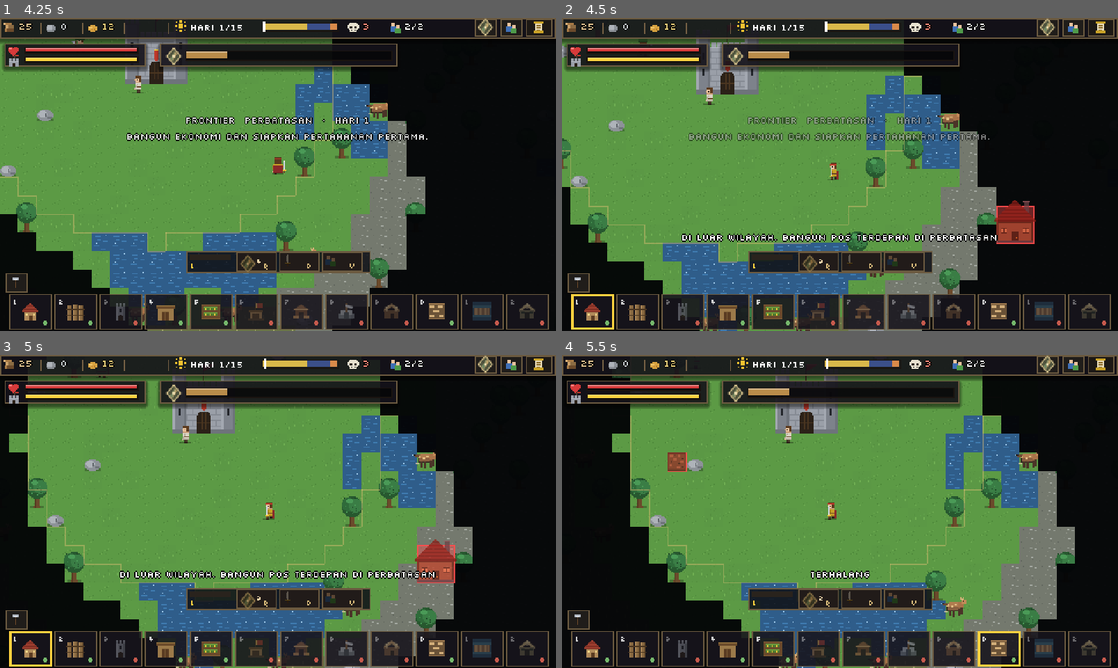
Above: before the commit, frames 1-4 (two rows, left to right).
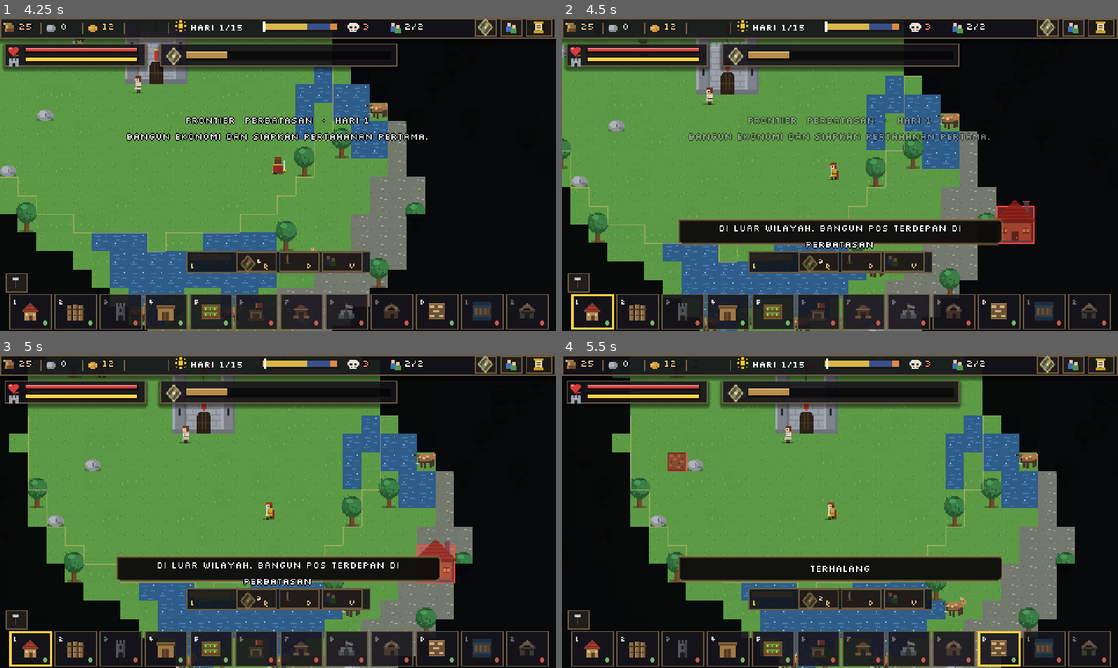
Above: after the commit, the same moments.

Repository: shimleabyte/hold-the-keep
Game: Godot game, scene res://scenes/main.tscn
The game is run twice, just before and just after one commit, with the same random seed, the same clock (stepped at 60 frames per second) and the same inputs.
Inputs (mouse positions are in pixels of both pictures, inside the frame that each line leads up to):
- Up to frame 1 (4.25 s): click "ENTER CLASSIC" at 0.5 s; tap Enter (ui_accept) at 1.25, 1.52, 2.27, 3.77 s; move the mouse to (400, 158) at 1.27 s; hold D (move_right) 1.28-2.03 s; tap C (ability_cleave) at 1.35 s; click (400, 158) at 1.42 s; move the mouse to (166, 190) at 2.02 s; hold S (move_down) 2.03-2.78 s; tap Q (ability_dash) at 2.1 s; click (166, 190) at 2.17 s; move the mouse to (333, 105) at 2.77 s; hold D (move_right) 2.78-3.53 s; tap V (ability_rally) at 2.85 s; click (333, 105) at 2.92 s; move the mouse to (250, 237) at 3.52 s; hold W (move_up) from 3.53 s (still down); tap F (attack) at 3.6 s; click (250, 237) at 3.67 s
- Up to frame 2 (4.5 s): move the mouse to (1006, 221) at 4.27 s; release W (move_up) at 4.28 s; hold A (move_left) from 4.28 s (still down); tap 1 (build_slot_1) at 4.35 s; click (1006, 221) at 4.42 s
- Up to frame 3 (5 s): keep holding A (move_left); tap Enter (ui_accept) at 4.52 s
- Up to frame 4 (5.5 s): keep holding A (move_left); move the mouse to (673, 464) at 5.02 s; tap 0 (build_slot_10) at 5.1 s; click (673, 464) at 5.17 s; tap Enter (ui_accept) at 5.27 s

Frame 1 is identical in both runs. In frame 2, 4.3% of the frame differs, in the area x 20-80%, y 64-74%; in frame 3, 4.5%; in frame 4, 4.9%, in the area x 20-80%, y 64-73%.

Commit message:
ui: use compact contextual HUD feedback bubbles

Diff:
--- a/scripts/ui/hud.gd
+++ b/scripts/ui/hud.gd
@@ -149,6 +149,7 @@
 var _slots: Dictionary = {}
 var _help: Panel
 var _msg: Label
+var _msg_bubble: Panel
 var _banner: Label
 var _event_decision_panel
 var _over: ColorRect
@@ -269,7 +270,8 @@
 
 ## Ikon + angka.
 func _stat(parent: Node, icon_name: String, pos: Vector2) -> Label:
-    _icon(parent, icon_name, pos + Vector2(0, 2))
+    var icon_node := _icon(parent, icon_name, pos + Vector2(0, 2))
+    icon_node.tooltip_text = "%s tersimpan" % icon_name.capitalize()
     var value := _label(parent, "0", pos + Vector2(13, 0))
     value.tooltip_text = "%s tersimpan" % icon_name.capitalize()
     value.mouse_filter = Control.MOUSE_FILTER_STOP
@@ -289,6 +291,7 @@
     _iron = _label(bar, "0", Vector2(124, 1), Color("#e19a68"))
     _iron.tooltip_text = "Besi tersimpan"
     _iron.mouse_filter = Control.MOUSE_FILTER_STOP
+    _iron_icon.tooltip_text = "Besi tersimpan"
     for divider_x in [35.0, 71.0, 107.0, 145.0]:
         var divider := ColorRect.new()
         divider.position = Vector2(divider_x, 4)
@@ -317,6 +320,7 @@
     _pop = _label(bar, "0/0", Vector2(349, 1), Color("#a9c9bf"))
     _pop.tooltip_text = "Jumlah warga / kapasitas rumah"
     _pop.mouse_filter = Control.MOUSE_FILTER_STOP
+    _people_icon.tooltip_text = "Jumlah warga / kapasitas rumah"
 
     _map_button = HUD_WIDGETS.HudChip.new()
     _map_button.icon = ICONS["compass"]
@@ -704,10 +708,29 @@
     _help.visible = false
 
 func _build_messages() -> void:
-    _msg = _label(self, "", Vector2(0, 194))
-    _msg.size = Vector2(480, 12)
+    # Short-lived feedback uses a compact dark bubble instead of floating text
+    # across the entire playfield.
+    _msg_bubble = Panel.new()
+    _msg_bubble.size = Vector2(280, 22)
+    _msg_bubble.mouse_filter = Control.MOUSE_FILTER_IGNORE
+    _msg_bubble.visible = false
+    var bubble_style := StyleBoxFlat.new()
+    bubble_style.bg_color = Color(0.055, 0.05, 0.045, 0.96)
+    bubble_style.border_color = Color("#9a7948")
+    bubble_style.set_border_width_all(1)
+    bubble_style.corner_radius_top_left = 2
+    bubble_style.corner_radius_top_right = 2
+    bubble_style.corner_radius_bottom_left = 2
+    bubble_style.corner_radius_bottom_right = 2
+    _msg_bubble.add_theme_stylebox_override("panel", bubble_style)
+    add_child(_msg_bubble)
+    _msg = _label(_msg_bubble, "", Vector2(6, 2))
+    _msg.size = Vector2(268, 18)
     _msg.horizontal_alignment = HORIZONTAL_ALIGNMENT_CENTER
-    _msg.modulate.a = 0.0
+    _msg.vertical_alignment = VERTICAL_ALIGNMENT_CENTER
+    _msg.autowrap_mode = TextServer.AUTOWRAP_WORD_SMART
+    _msg.modulate.a = 1.0
+    _msg_bubble.modulate.a = 0.0
     _banner = _label(self, "", Vector2(0, 44))
     _banner.size = Vector2(480, 30)
     _banner.horizontal_alignment = HORIZONTAL_ALIGNMENT_CENTER
@@ -780,8 +803,10 @@
     _build_right_hint.horizontal_alignment = HORIZONTAL_ALIGNMENT_RIGHT
 
     _combat_bar.position = Vector2((_viewport_size.x - _combat_bar.size.x) * 0.5, build_y - _combat_bar.size.y - 19.0)
-    _msg.position = Vector2(0, _combat_bar.position.y - _msg.size.y - 6.0)
-    _msg.size.x = _viewport_size.x
+    _msg_bubble.position = Vector2(
+        (_viewport_size.x - _msg_bubble.size.x) * 0.5,
+        _combat_bar.position.y - _msg_bubble.size.y - 6.0
+    )
     _banner.position = Vector2(0, maxf(82.0, _viewport_size.y * 0.16))
     _banner.size.x = _viewport_size.x
     if _event_decision_panel != null:
@@ -1081,9 +1106,11 @@
 
 func _show_message(text: String) -> void:
     _msg.text = text
-    _msg.modulate.a = 1.0
+    _msg_bubble.visible = true
+    _msg_bubble.modulate.a = 1.0
     if _msg_tween != null:
         _msg_tween.kill()
     _msg_tween = create_tween()
-    _msg_tween.tween_interval(1.8)
-    _msg_tween.tween_property(_msg, "modulate:a", 0.0, 0.5)
+    _msg_tween.tween_interval(2.0)
+    _msg_tween.tween_property(_msg_bubble, "modulate:a", 0.0, 0.45)
+    _msg_tween.tween_callback(func() -> void: _msg_bubble.visible = false)
